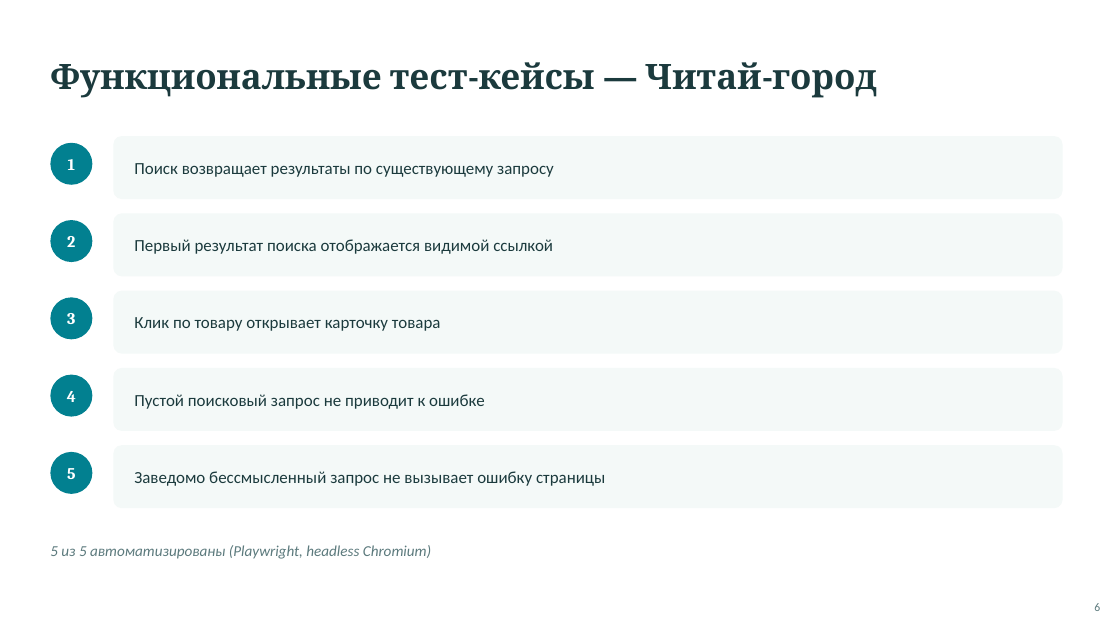
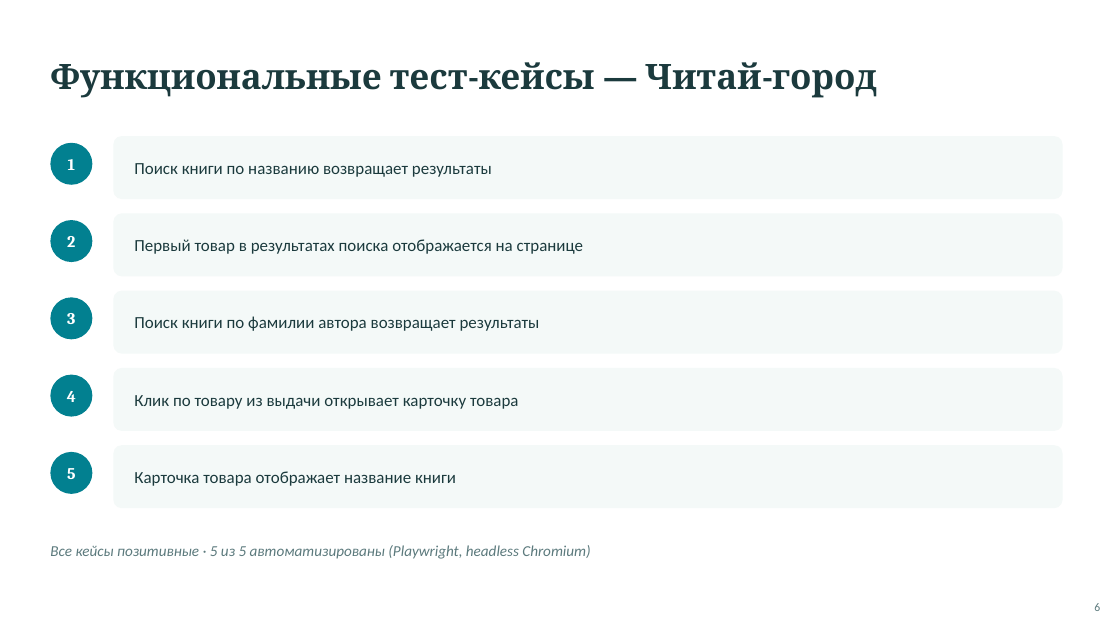
Before and after one commit to Gera-lang405/skypro-diploma-automation, a slide deck: slide 6 of diploma_presentation.pptx. Drawn at 1120x630 pixels with LibreOffice and Linux fonts; fonts in the diff are those of the drawing. Boxes give left, top, right and bottom in pixels: in the first picture for what was removed or moved away, otherwise in the second. Text is boxed around its words. In the diff, an @@ line names an element or a change of style, - is before the commit and + after.

Commit message:
Позитивные UI-тесты, BR-002, обновлённые тест-кейсы, чек-лист и презентация
- UI: поиск по автору и название в карточке товара вместо негативных кейсов;
  выдача берётся только из блока результатов, закрывается список подсказок,
  ожидание монтирования приложения перед вводом запроса
- API: негативный кейс «неподдерживаемый метод» (POST /todos/1 -> 404)
- XLS: шаги по одному действию, колонки «Автотест» и «Статус прогона»;
  чек-лист на 12 пунктов, дефекты BR-001 и BR-002
- Postman: обновлён запрос 8
- README, презентация, скриншоты Allure финального прогона (13/13)

```diff
--- a/diploma_presentation.pptx
+++ b/diploma_presentation.pptx
@@ text at (134,163,492,177): text changed @@
-Поиск возвращает результаты по существующему запросу
+Поиск книги по названию возвращает результаты
@@ text at (134,239,583,254): text changed @@
-Первый результат поиска отображается видимой ссылкой
+Первый товар в результатах поиска отображается на странице
@@ text at (134,316,540,331): text changed @@
-Клик по товару открывает карточку товара
+Поиск книги по фамилии автора возвращает результаты
@@ text at (134,395,519,409): text changed @@
-Пустой поисковый запрос не приводит к ошибке
+Клик по товару из выдачи открывает карточку товара
@@ text at (134,471,456,486): text changed @@
-Заведомо бессмысленный запрос не вызывает ошибку страницы
+Карточка товара отображает название книги
@@ text at (50,545,590,559): text changed @@
-5 из 5 автоматизированы (Playwright, headless Chromium)
+Все кейсы позитивные · 5 из 5 автоматизированы (Playwright, headless Chromium)
```
Also in this commit, not shown: 9 other slides changed, 1 slide added, 9 other files.
